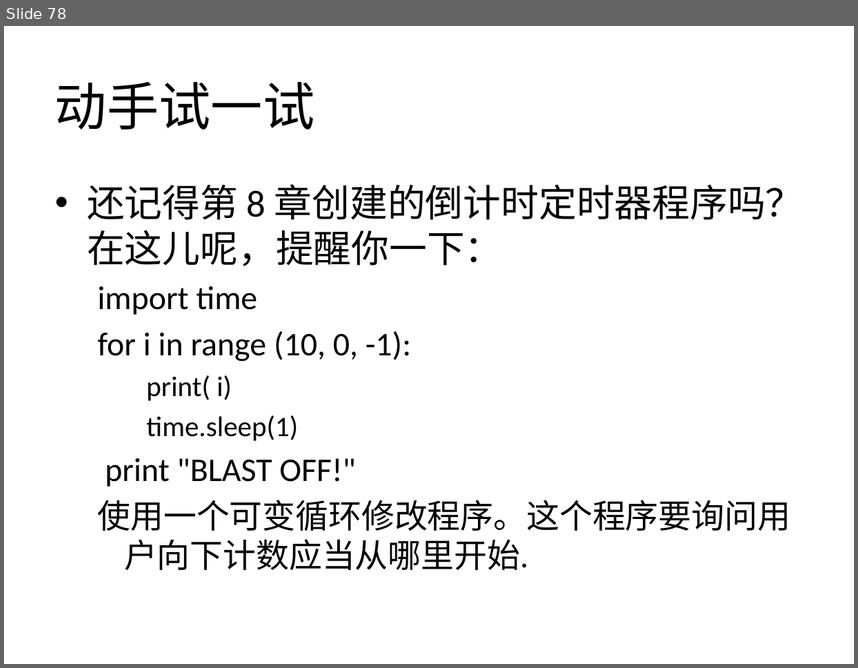
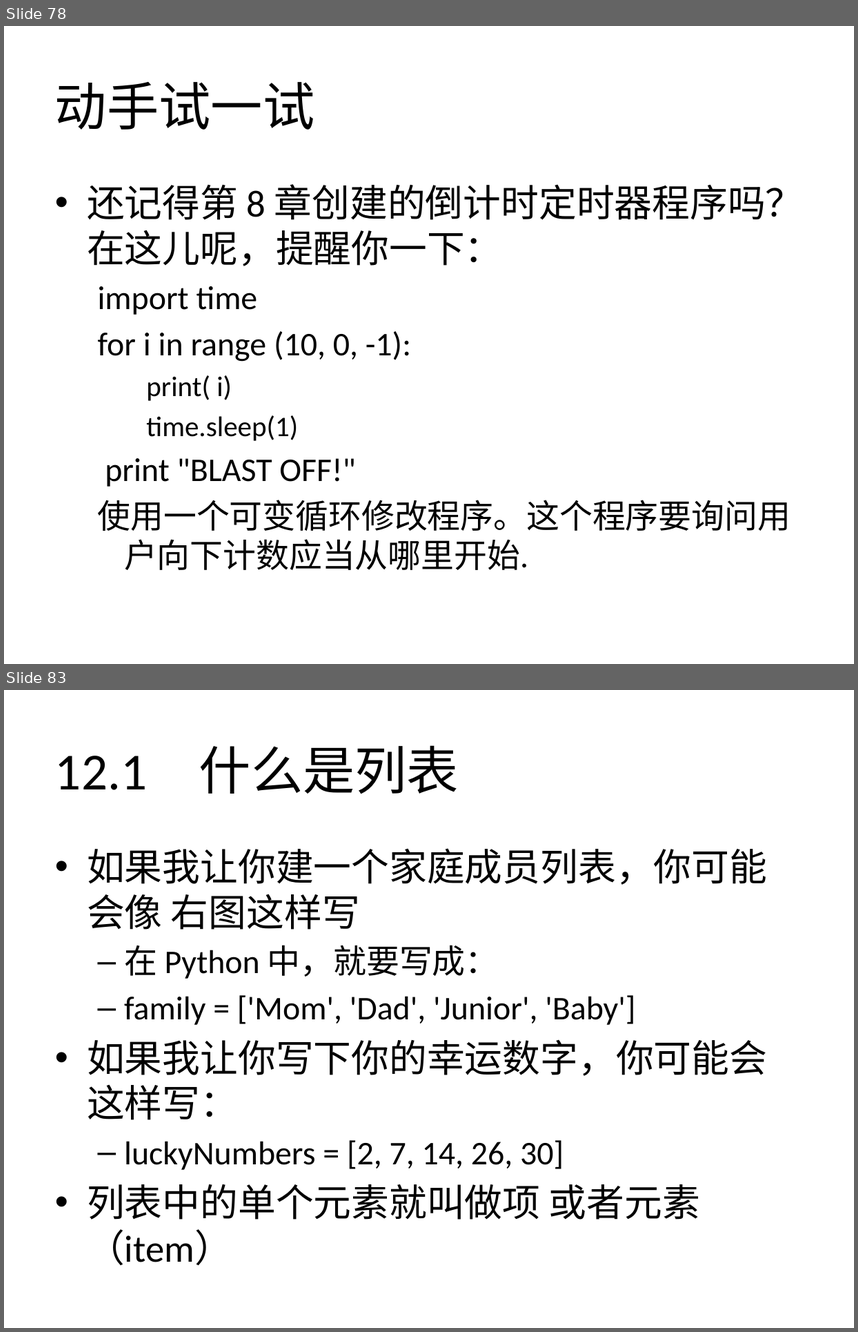
Before and after one commit to zhinan18/Python3, a slide deck: readme/Python3.pptx. Shown one above the other, each under a label of ours: slide 78 before the commit, slides 78 and 83 after it; the slides between them are not shown. The pictures are 858x668 and 858x1332 pixels, drawn with LibreOffice and Linux fonts; fonts in the diff are those of the drawing. Boxes give left, top, right and bottom in pixels: in the first picture for what was removed or moved away, otherwise in the second. Text is boxed around its words. In the diff, an @@ line names an element or a change of style, - is before the commit and + after.

```diff
--- a/readme/Python3.pptx
+++ b/readme/Python3.pptx
@@ slide 83 added at box(4, 690, 854, 1328), background #FFFFFF @@
@@ title added at box(55, 745, 459, 794), 44 pt, text #000000 @@
+12.1 什么是列表
@@ text added at box(87, 848, 767, 1265), 28 pt, text #000000 @@
+• 如果我让你建一个家庭成员列表，你可能会像 右图这样写
+  – 在 Python 中，就要写成：
+  – family = ['Mom', 'Dad', 'Junior', 'Baby']
+• 如果我让你写下你的幸运数字，你可能会这样写：
+  – luckyNumbers = [2, 7, 14, 26, 30]
+• 列表中的单个元素就叫做项 或者元素（item）
```
Also in this commit, not shown: 2 slides changed, 21 other slides added, 10 other files.
